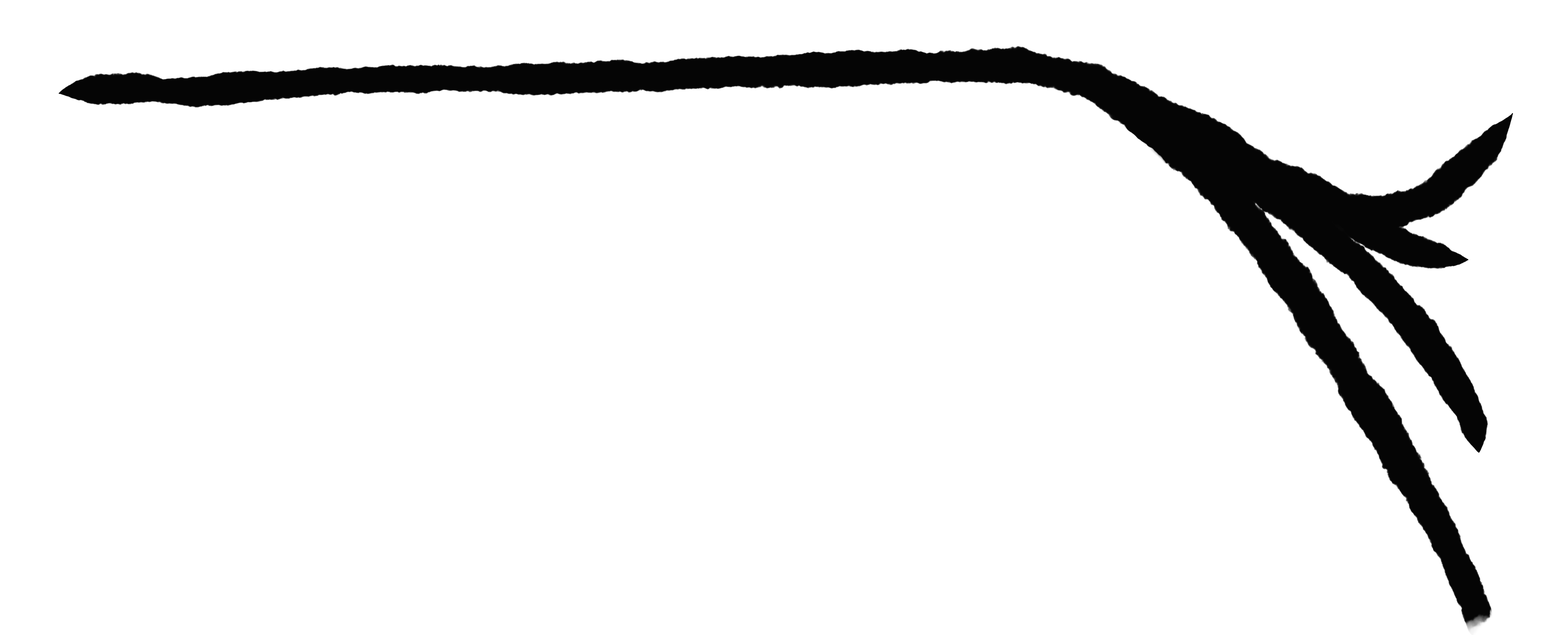
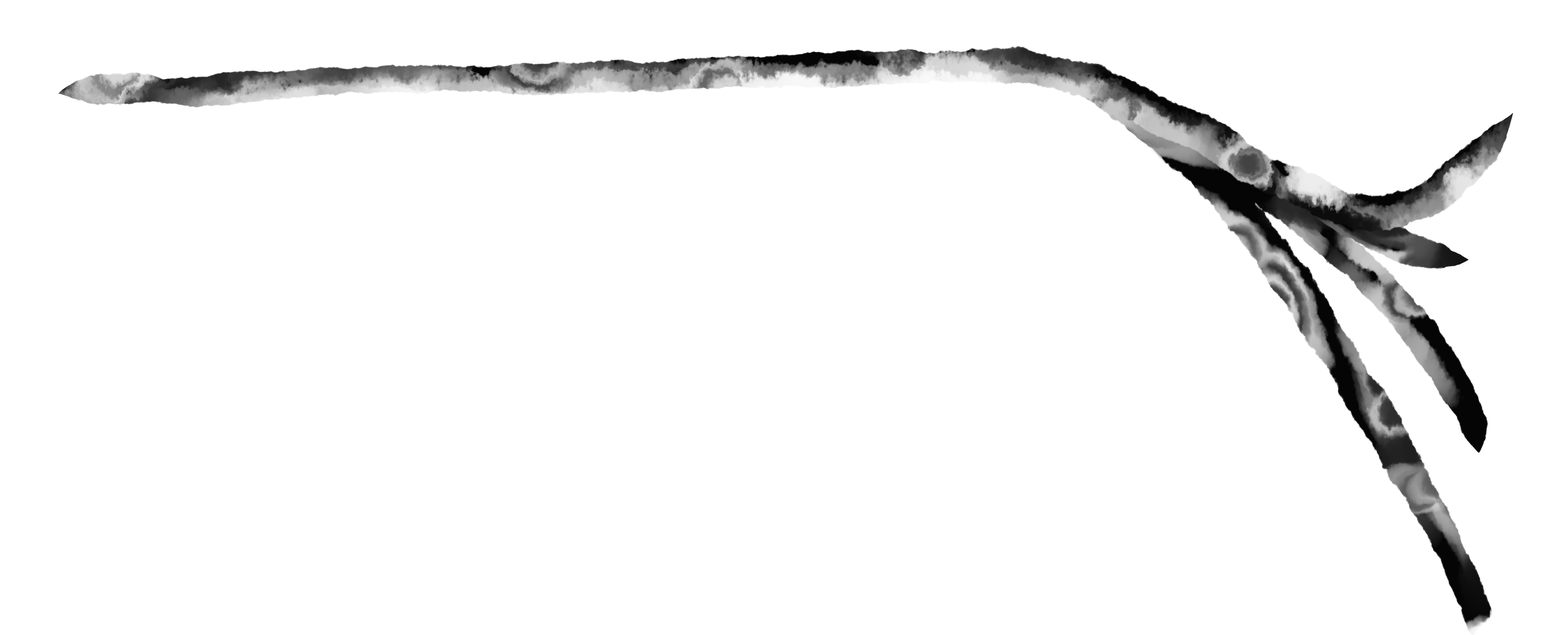
Layers edited between the first and the second 1568 x 635 image:
removed layer "main" over [58, 45, 1514, 233]
removed layer "レイヤー7" over [1107, 96, 1493, 617]
removed layer "レイヤー8" over [1309, 211, 1469, 270]
renamed "geteken" to "main", showed it, opacity 51% → 100%, painted on it over [58, 45, 1514, 617]
renamed "レイヤー6" to "レイヤー2", showed it, painted on it over [58, 45, 1514, 617]
renamed "Layer 0" to "レイヤー1", showed it, painted on it over [58, 45, 1514, 617]
